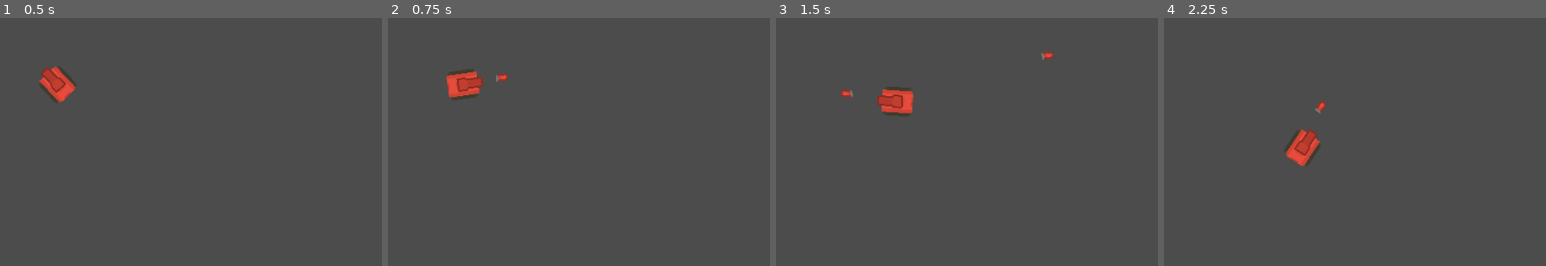
Above: before the commit, frames 1-4 (left to right).
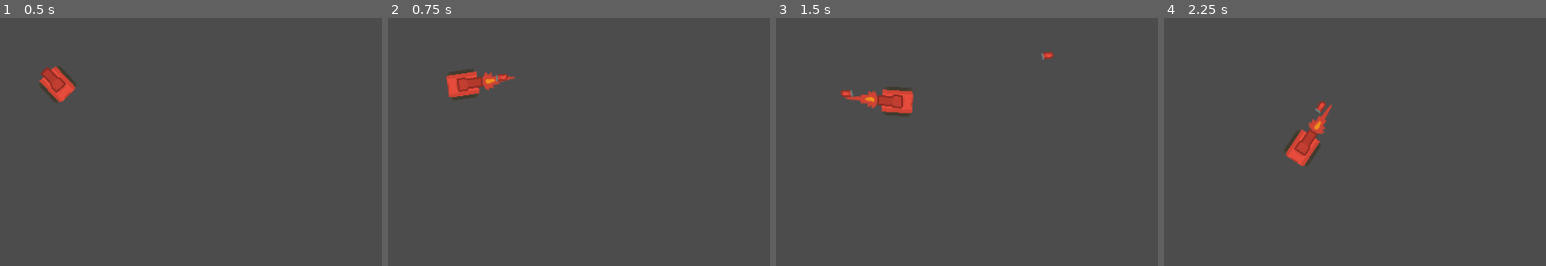
Above: after the commit, the same moments.

Repository: Seifeer/Rogue_Tank
Game: Godot game, scene res://Scenes/Test_area.tscn
Same seed, same stepped clock (60 frames per second), same inputs: the game is played once before the commit and once after it.
Inputs (mouse positions are % of the whole screen's width and height, from its top left):
- Up to frame 1 (0.5 s): no input
- Up to frame 2 (0.75 s): tap Enter at 0.5 s; move the mouse to (72, 46) at 0.52 s; hold Right (ui_right) from 0.53 s (still down); tap Z (ui_shoot) at 0.6 s
- Up to frame 3 (1.5 s): move the mouse to (30, 56) at 1.27 s; release Right (ui_right) at 1.28 s; hold Down (ui_down) from 1.28 s (still down); tap Z (ui_shoot) at 1.35 s
- Up to frame 4 (2.25 s): move the mouse to (60, 29) at 2.02 s; release Down (ui_down) at 2.03 s; hold Right (ui_right) from 2.03 s (still down); tap Z (ui_shoot) at 2.1 s
The pictures show only the part of the screen within x 26-76%, y 41-91%; the shares and areas given below are measured in that part.

Frame 1 is identical in both runs. In frame 2, 0.2% of the frame differs, in the area x 24-34%, y 21-30%; in frame 3, 0.3%; in frame 4, 0.3%, in the area x 37-44%, y 35-47%.

Commit message:
Fire Animação

Diff:
--- a/Scenes/Tank.tscn
+++ b/Scenes/Tank.tscn
@@ -1,8 +1,52 @@
-[gd_scene load_steps=4 format=2]
+[gd_scene load_steps=8 format=2]
 
 [ext_resource path="res://Scripts/Tank.gd" type="Script" id=1]
 [ext_resource path="res://sprites/tankBody_red.png" type="Texture" id=2]
 [ext_resource path="res://sprites/tankRed_barrel1_outline.png" type="Texture" id=3]
+[ext_resource path="res://sprites/shotRed.png" type="Texture" id=4]
+[ext_resource path="res://sprites/shotLarge.png" type="Texture" id=5]
+[ext_resource path="res://sprites/shotOrange.png" type="Texture" id=6]
+
+[sub_resource type="Animation" id=1]
+resource_name = "Fire"
+length = 0.4
+step = 0.4
+tracks/0/type = "value"
+tracks/0/path = NodePath("Fire:position")
+tracks/0/interp = 1
+tracks/0/loop_wrap = true
+tracks/0/imported = false
+tracks/0/enabled = true
+tracks/0/keys = {
+"times": PoolRealArray( 0, 0.1, 0.2 ),
+"transitions": PoolRealArray( 1, 1, 1 ),
+"update": 1,
+"values": [ Vector2( 36.558, 0 ), Vector2( 36.558, 0 ), Vector2( 42.5808, 0.463287 ) ]
+}
+tracks/1/type = "value"
+tracks/1/path = NodePath("Fire:texture")
+tracks/1/interp = 1
+tracks/1/loop_wrap = true
+tracks/1/imported = false
+tracks/1/enabled = true
+tracks/1/keys = {
+"times": PoolRealArray( 0, 0.1, 0.2 ),
+"transitions": PoolRealArray( 0.004044, 1, 1 ),
+"update": 1,
+"values": [ ExtResource( 5 ), ExtResource( 6 ), ExtResource( 4 ) ]
+}
+tracks/2/type = "value"
+tracks/2/path = NodePath("Fire:visible")
+tracks/2/interp = 1
+tracks/2/loop_wrap = true
+tracks/2/imported = false
+tracks/2/enabled = true
+tracks/2/keys = {
+"times": PoolRealArray( 0, 0.3 ),
+"transitions": PoolRealArray( 1, 1 ),
+"update": 1,
+"values": [ true, false ]
+}
 
 [node name="Tank" type="KinematicBody2D"]
 script = ExtResource( 1 )
@@ -23,3 +67,13 @@
 
 [node name="Muzzle" type="Position2D" parent="Barrel"]
 position = Vector2( 30.9955, -0.0366096 )
+
+[node name="Fire" type="Sprite" parent="Barrel"]
+visible = false
+position = Vector2( 42.5808, 0.463287 )
+rotation = -1.5708
+texture = ExtResource( 4 )
+
+[node name="Anim" type="AnimationPlayer" parent="Barrel"]
+playback_speed = 2.0
+anims/Fire = SubResource( 1 )
--- a/Scripts/Tank.gd
+++ b/Scripts/Tank.gd
@@ -26,6 +26,7 @@
 			#Modificar a direção dos tiros
 			bullet.dir=Vector2(cos(rotation),sin(rotation)).normalized()#Normalized normaliza a velocidade(ou comprimento) do objeto
 			get_parent().add_child(bullet)
+			$Barrel/Anim.play("Fire")
 
 	#Faz o objeto girar na direção do mouse
 	look_at(get_global_mouse_position())
Not shown, changed: sprites/shotLarge.png.import
